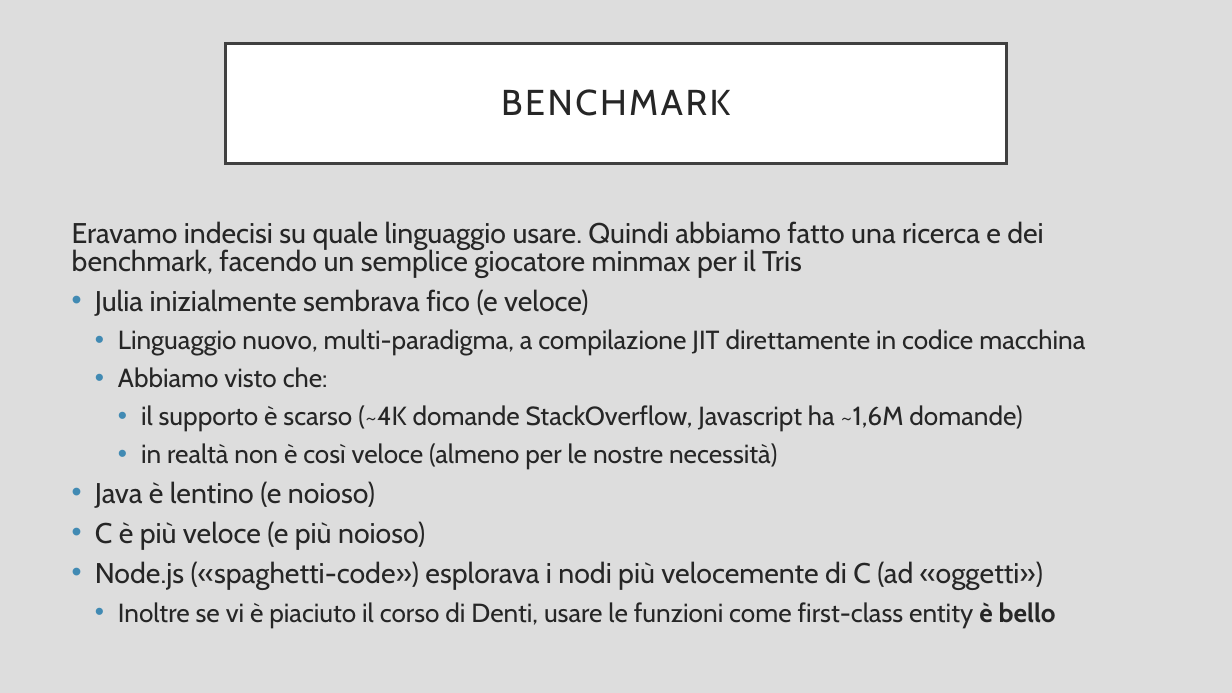
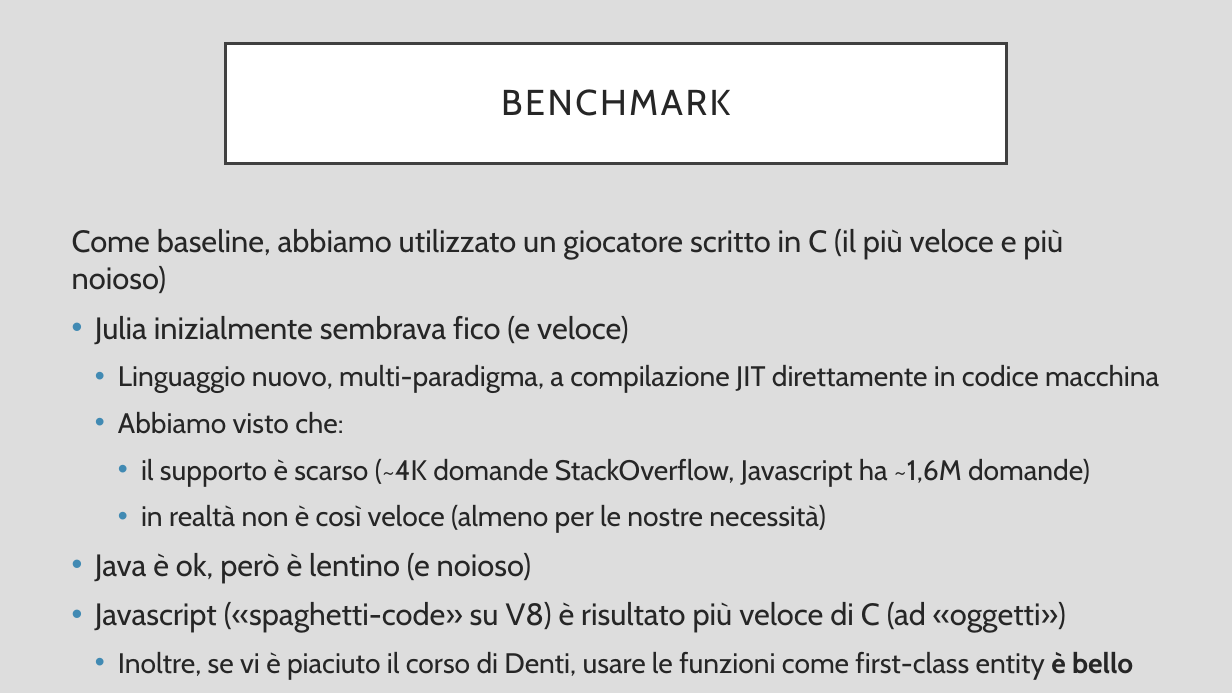
Before and after one commit to mraminella/JStar, a slide deck: slide 3 of presentazione.pptx. Drawn at 1232x693 pixels with LibreOffice and Linux fonts; fonts in the diff are those of the drawing. Boxes give left, top, right and bottom in pixels: in the first picture for what was removed or moved away, otherwise in the second. Text is boxed around its words. In the diff, an @@ line names an element or a change of style, - is before the commit and + after.

```diff
--- a/presentazione.pptx
+++ b/presentazione.pptx
@@ text at [72, 229, 1063, 293]: text changed; size 22.2 to 24 pt @@
-Eravamo indecisi su quale linguaggio usare. Quindi abbiamo fatto una ricerca e dei benchmark, facendo un semplice giocatore minmax per il Tris
+Come baseline, abbiamo utilizzato un giocatore scritto in C (il più veloce e più noioso)
@@ text at [95, 316, 1159, 533]: size 22.2 to 24 pt in "Julia inizialmente sembrava fico (e veloce)"; size 20.4 to 22 pt in "Linguaggio nuovo, multi-paradigma, a compilazione JIT dirett ...", "Abbiamo visto che:", "il supporto è scarso (~4K domande StackOverflow, ...", "in realtà non è così veloce (almeno ..."; line spacing 0.8 to 1 @@
@@ text at [95, 553, 1133, 679]: text changed; size 22.2 to 24 pt @@
-• Java è lentino (e noioso)
-• C è più veloce (e più noioso)
-• Node.js («spaghetti-code») esplorava i nodi più velocemente di C (ad «oggetti»)
-  • Inoltre se vi è piaciuto il corso di Denti, usare le funzioni come first-class entity è bello
+• Java è ok, però è lentino (e noioso)
+• Javascript («spaghetti-code» su V8) è risultato più veloce di C (ad «oggetti»)
+  • Inoltre, se vi è piaciuto il corso di Denti, usare le funzioni come first-class entity è bello
```
Also in this commit, not shown: 2 other slides changed, 1 slide added.
